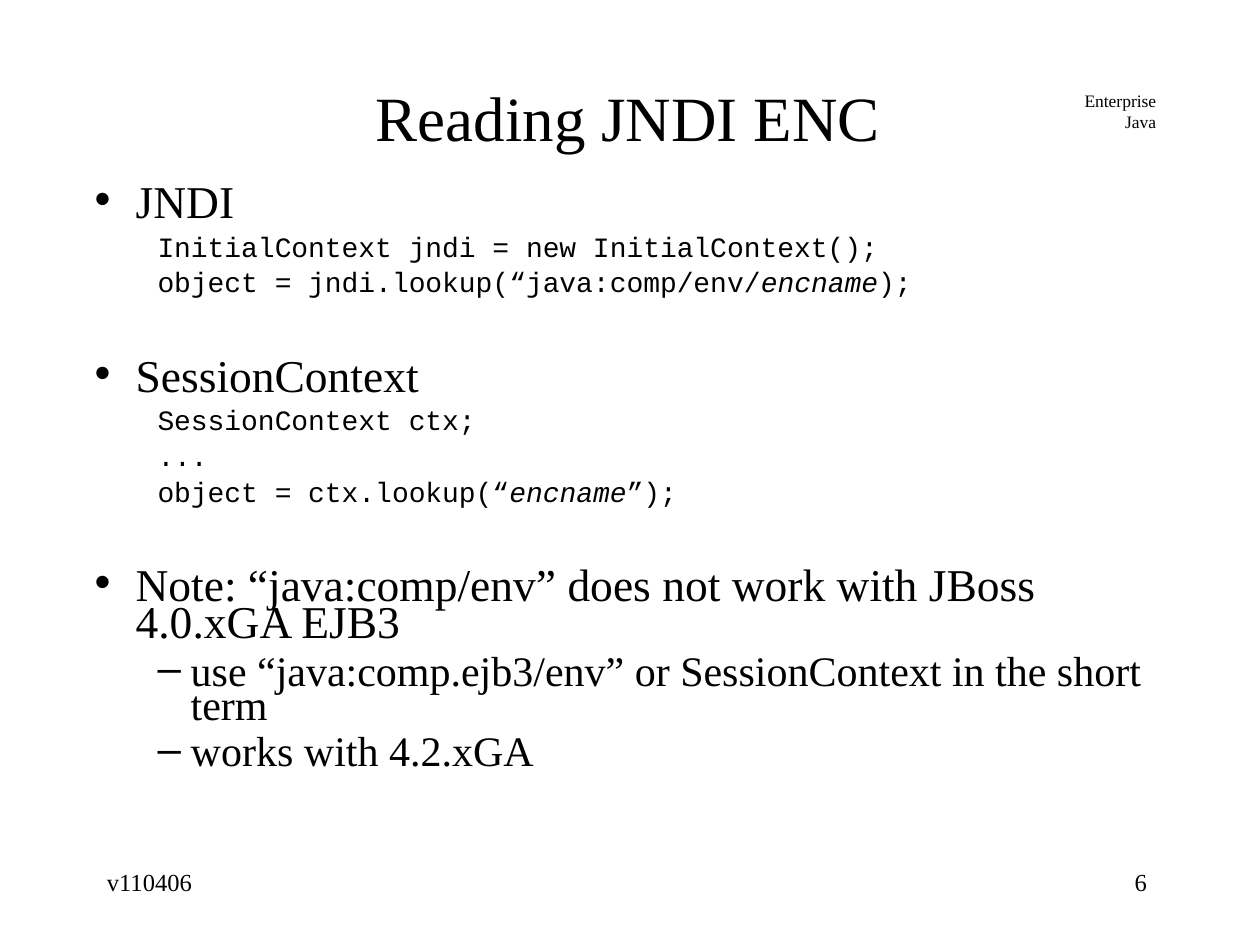
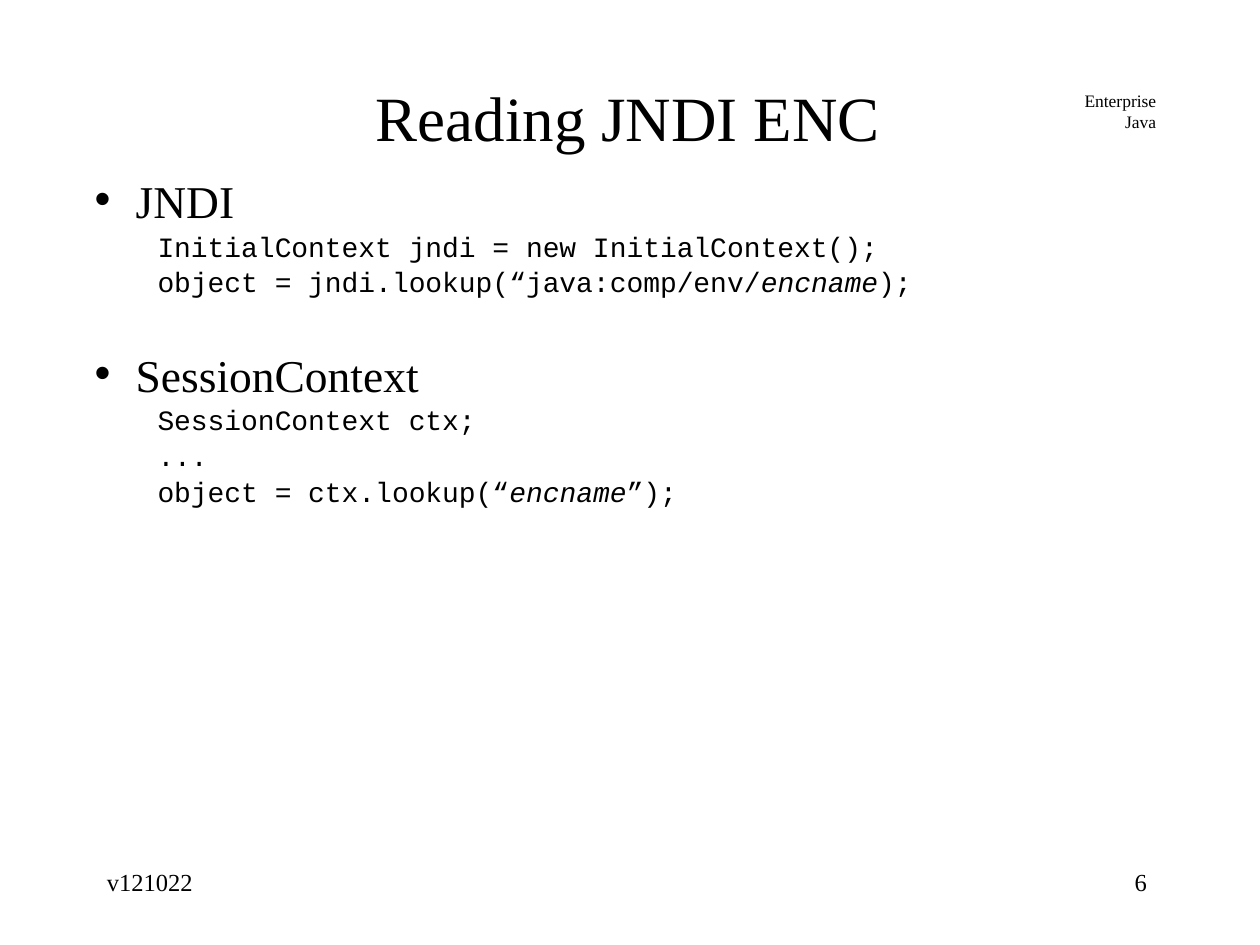
Before and after one commit to jcstaff/ejava-javaee, a slide deck: slide 6 of jndiDemo/src/site/resources/lectures/jndiENC.ppt. Drawn at 1260x945 pixels with LibreOffice and Linux fonts; fonts in the diff are those of the drawing. Boxes give left, top, right and bottom in pixels: in the first picture for what was removed or moved away, otherwise in the second. Text is boxed around its words. In the diff, an @@ line names an element or a change of style, - is before the commit and + after.

```diff
--- a/jndiDemo/src/site/resources/lectures/jndiENC.ppt
+++ b/jndiDemo/src/site/resources/lectures/jndiENC.ppt
@@ text at box(136, 569, 1141, 767): paragraphs removed @@
-• Note: “java:comp/env” does not work with JBoss 4.0.xGA EJB3
-  – use “java:comp.ejb3/env” or SessionContext in the short term
-  – works with 4.2.xGA
@@ text at box(107, 874, 193, 892): text changed @@
-v110406
+v121022
```
Also in this commit, not shown: 23 other slides changed, 12 slides added, 1 slide removed.
